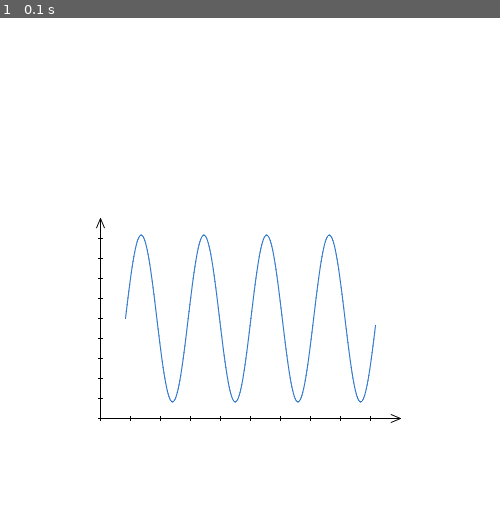
Above: before the commit, frame 1.
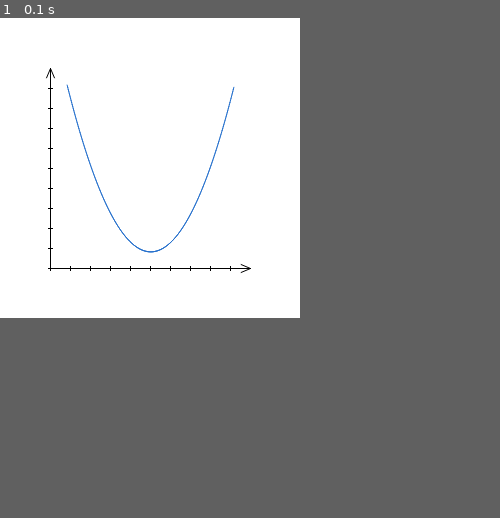
Above: after the commit, the same moment.

Repository: Periareion/AIPL
Game: pygame game, started from test.py
Two runs of this game, one before a commit and one after it. Both use one fixed random seed, a clock stepped at 60 frames per second and the inputs below.
Inputs:
- Up to frame 1 (0.1 s): no input
In our replay, the window is 500x500 before the commit and 300x300 after it. These sizes can differ from the game's own. Grey fills any space a smaller window leaves; there, only what the larger window draws over its background counts as a difference.

The runs differ from the first frame. In frame 1, 1.7% of the frame differs, in the area x 9-81%, y 10-81%.

Commit message:
Screenshots

Diff:
--- a/AIPL/plot.py
+++ b/AIPL/plot.py
@@ -108,9 +108,10 @@
         x_values,
         y_values,
         margin_factor=0.1,
-        size=(400, 400)
+        size=(400, 400),
+        position=(0, 0),
     ):
-        self.position = np.array([100, 100])
+        self.position = np.array(position)
 
         self.x_values = x_values
         self.y_values = y_values
--- a/AIPL/pygame_window.py
+++ b/AIPL/pygame_window.py
@@ -1,5 +1,6 @@
 
 import pygame
+import numpy as np
 
 clock = pygame.time.Clock()
 
@@ -8,7 +9,7 @@
 
     def __init__(self,
         title: str,
-        size: tuple[int, int] = (500, 500),
+        size: tuple[int, int] = (600, 400),
         background_color: str = '#ffffff',
     ):
         width, height = size
@@ -25,9 +26,14 @@
     def mainloop(self):
         looping = True
         while looping:
+
             for event in pygame.event.get():
                 if event.type == pygame.QUIT:
                     looping = False
+                if event.type == pygame.KEYDOWN:
+                    if event.key == pygame.K_F1:
+                        pygame.image.save(self.window_surface, 'screenshot.png')
+
             clock.tick(60)
 
     def update(self):
@@ -36,6 +42,6 @@
     def reset(self):
         self.window_surface.fill(self.background_color)
 
-    def render(self, obj):
-        obj.draw(self.window_surface)
+    def render(self, obj, position=np.array((0,0))):
+        obj.draw(self.window_surface, position)
         self.update()
--- a/test.py
+++ b/test.py
@@ -1,7 +1,9 @@
 
 from AIPL import *
 
-win = Window("Plot")
-plot = LinePlot(*get_points(lambda x: sin(x), 0, 4*tau, 300), size=(300,200))
-win.render(plot)
-win.mainloop()
+window = Window(title='Plot', size=(300,300))
+
+plot = LinePlot(*get_points(square, start=-1, end=1, n=300), size=(200,200))
+window.render(plot, (50,50))
+
+window.mainloop()
Binary file added: screenshot.png
